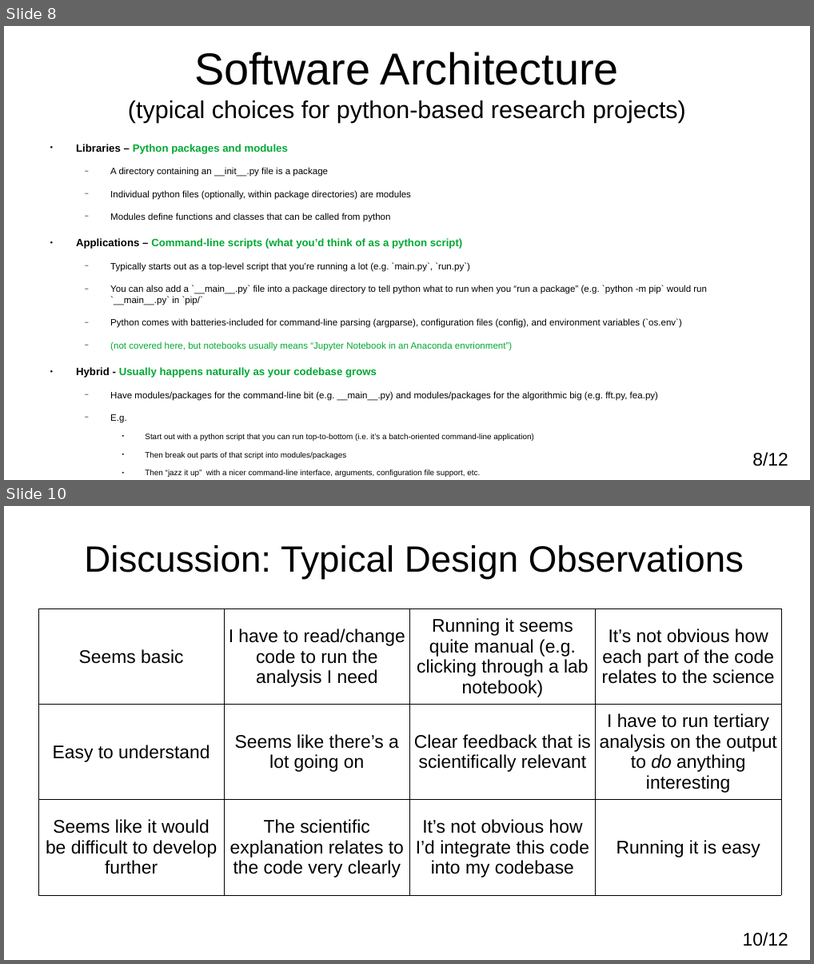
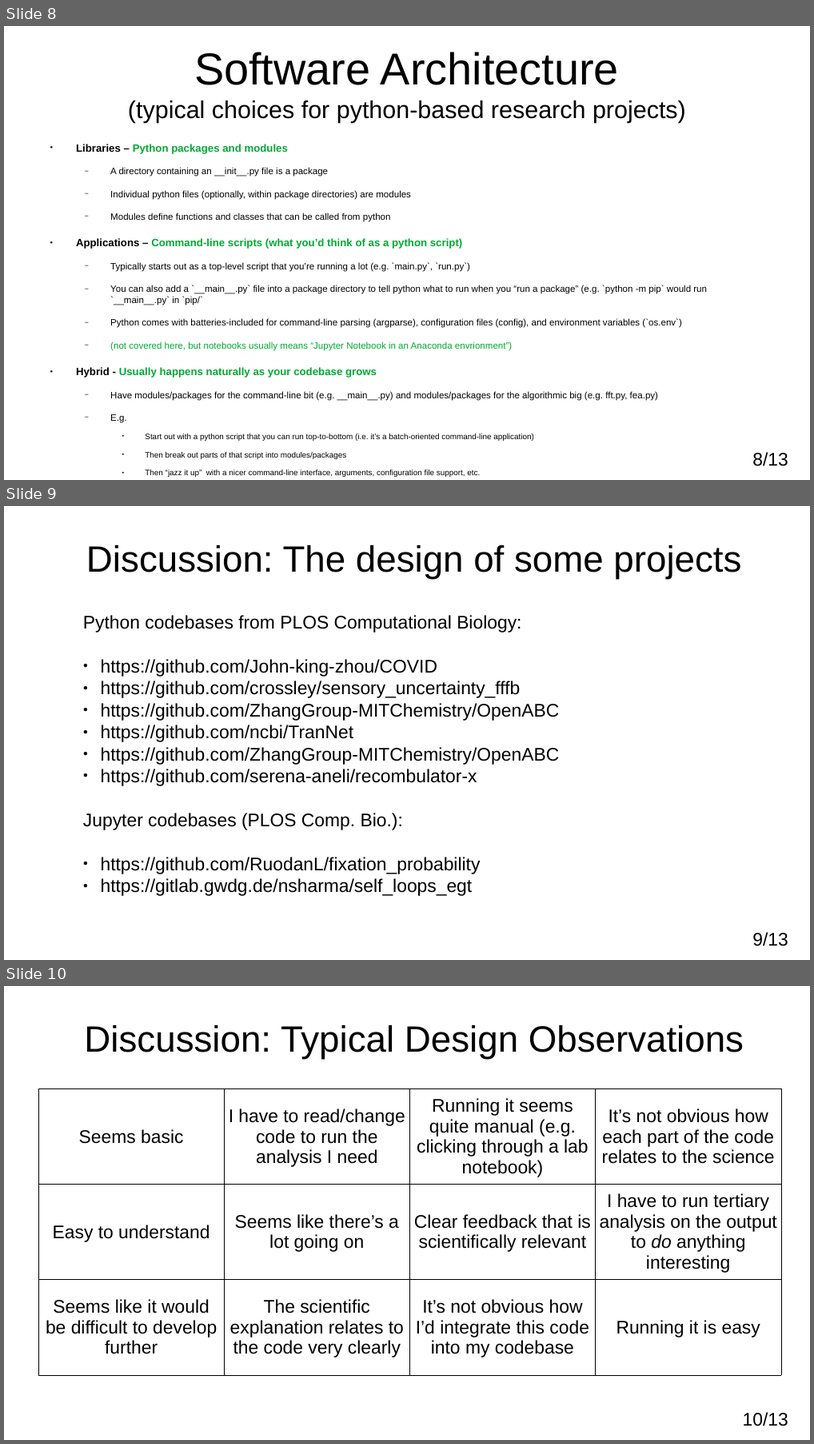
Before and after one commit to adamkewley/rse-meetups, a slide deck: 3_SoftwareDesign/PresentationSlides.odp. Shown one above the other, each under a label of ours: slides 8 and 10 before the commit, slides 8, 9 and 10 after it; the slides between them are not shown. The pictures are 814x964 and 814x1444 pixels, drawn with LibreOffice and Linux fonts; fonts in the diff are those of the drawing. Boxes give left, top, right and bottom in pixels: in the first picture for what was removed or moved away, otherwise in the second. Text is boxed around its words. In the diff, an @@ line names an element or a change of style, - is before the commit and + after.

```diff
--- a/3_SoftwareDesign/PresentationSlides.odp
+++ b/3_SoftwareDesign/PresentationSlides.odp
@@ slide 9 added at (4, 506, 810, 960), background #FFFFFF @@
@@ title added at (86, 545, 742, 579), 36 pt, text #000000 @@
+Discussion: The design of some projects
@@ text added at (83, 615, 560, 896), 18 pt, text #000000 @@
+Python codebases from PLOS Computational Biology:
+● https://github.com/John-king-zhou/COVID
+● https://github.com/crossley/sensory_uncertainty_fffb
+● https://github.com/ZhangGroup-MITChemistry/OpenABC
+● https://github.com/ncbi/TranNet
+● https://github.com/ZhangGroup-MITChemistry/OpenABC
+● https://github.com/serena-aneli/recombulator-x
+Jupyter codebases (PLOS Comp. Bio.):
+● https://github.com/RuodanL/fixation_probability
+● https://gitlab.gwdg.de/nsharma/self_loops_egt
@@ page number added at (753, 932, 788, 946), 18 pt, text #000000 @@
+9/13
@@ page number at (753, 452, 788, 466): text changed @@
-8/12
+8/13
@@ page number at (743, 1412, 789, 1426): text changed @@
-10/12
+10/13
```
Also in this commit, not shown: 2 slides changed, 1 other slide added, 1 slide removed, 1 other file.
